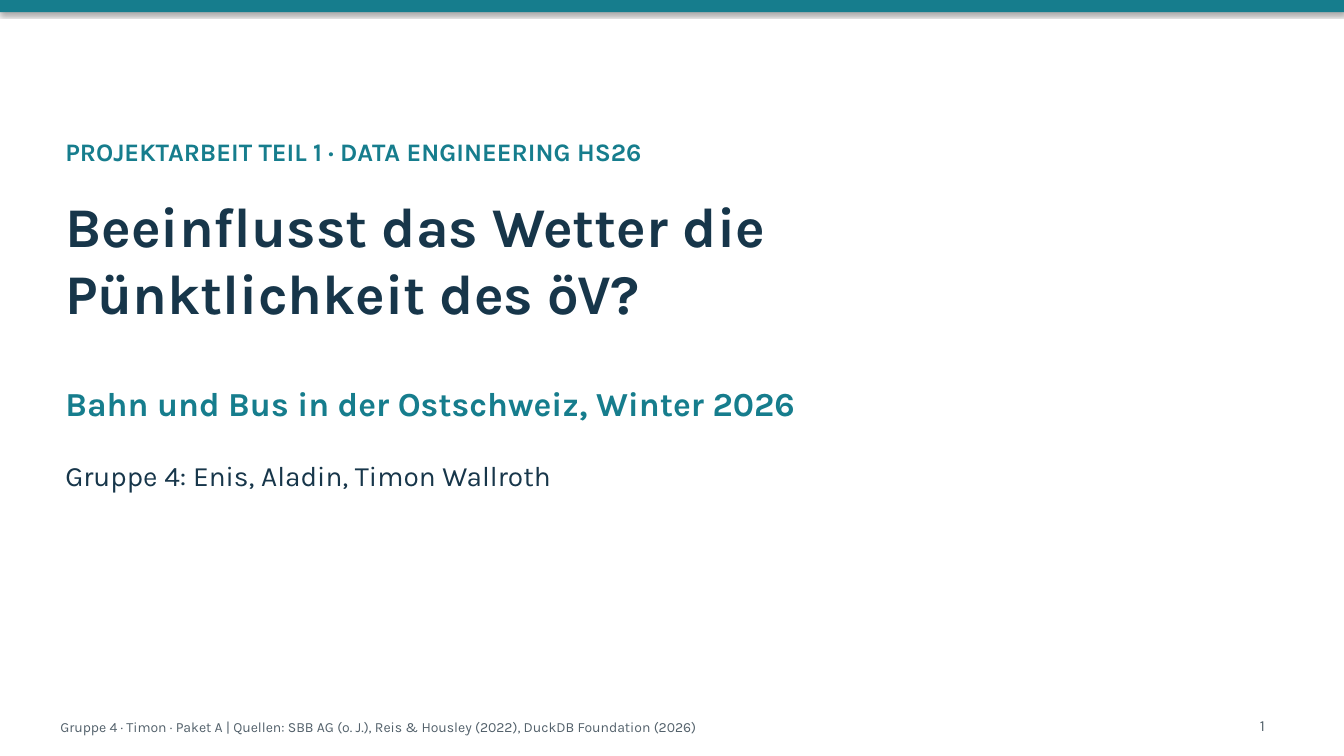
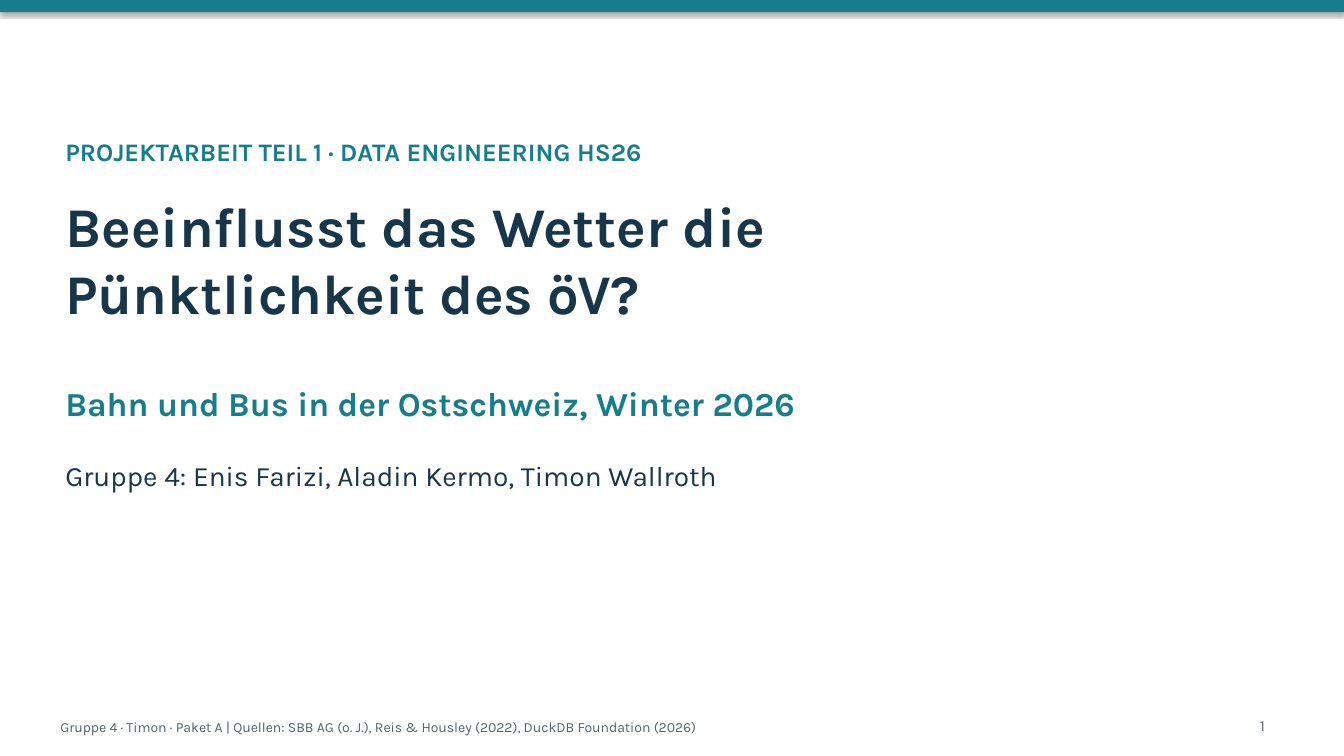
Before and after one commit to zeitmann/oev-wetter, a slide deck: slide 1 of docs/präsentation/folien_paket_a.pptx. Drawn at 1344x756 pixels with LibreOffice and Linux fonts; fonts in the diff are those of the drawing. Boxes give left, top, right and bottom in pixels: in the first picture for what was removed or moved away, otherwise in the second. Text is boxed around its words. In the diff, an @@ line names an element or a change of style, - is before the commit and + after.

```diff
--- a/docs/präsentation/folien_paket_a.pptx
+++ b/docs/präsentation/folien_paket_a.pptx
@@ text at box(65, 466, 716, 493): text changed @@
-Gruppe 4: Enis, Aladin, Timon Wallroth
+Gruppe 4: Enis Farizi, Aladin Kermo, Timon Wallroth
```
Also in this commit, not shown: 4 other files.
